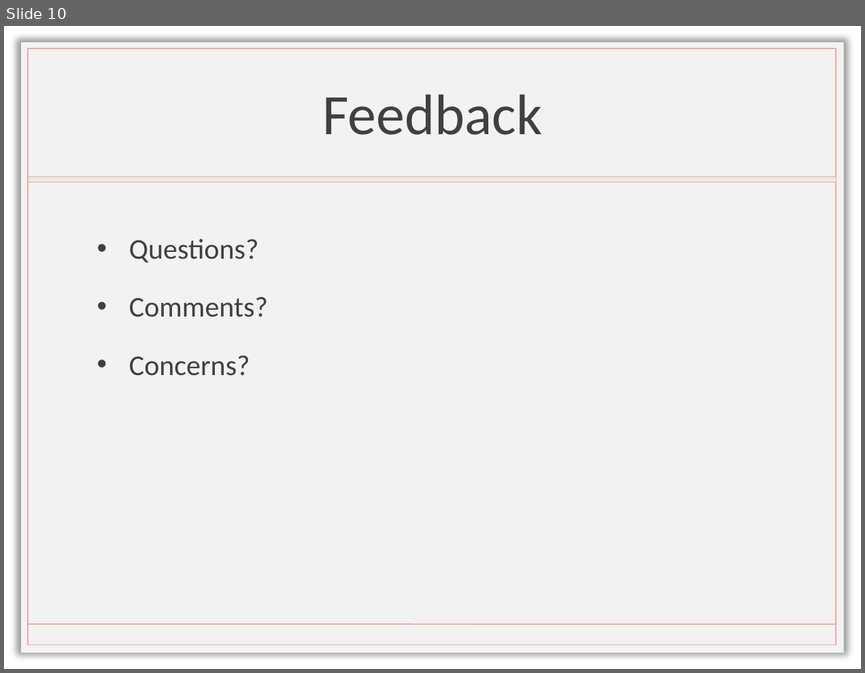
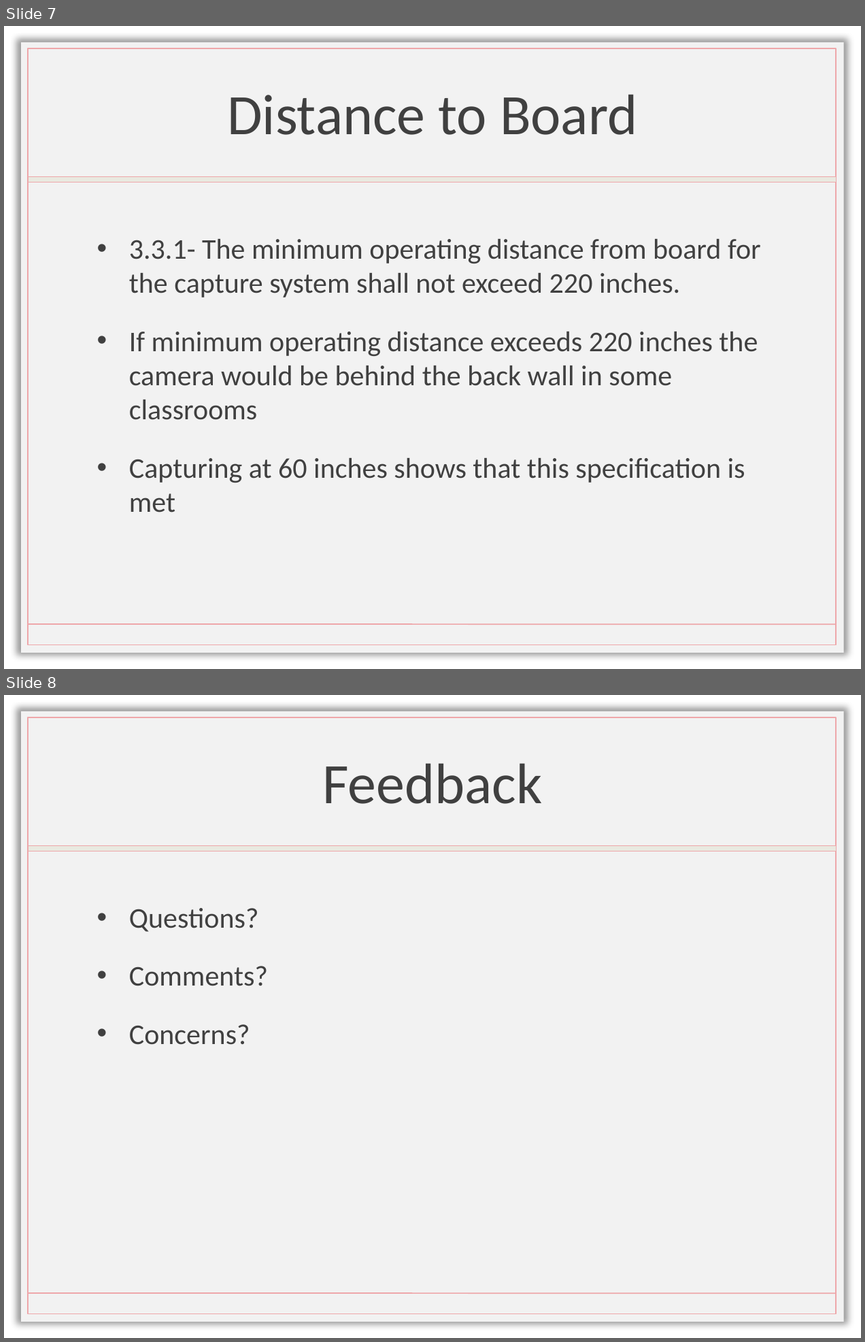
Before and after one commit to griffindunn/ProPANE, a slide deck: Meetings/Panel5/Panel5.pptx. Shown one above the other, each under a label of ours: slide 10 before the commit, slides 7 and 8 after it. The pictures are 865x673 and 865x1342 pixels, drawn with LibreOffice and Linux fonts; fonts in the diff are those of the drawing; background and template pictures are left out. Boxes give left, top, right and bottom in pixels: in the first picture for what was removed or moved away, otherwise in the second. Text is boxed around its words. In the diff, an @@ line names an element or a change of style, - is before the commit and + after.

```diff
--- a/Meetings/Panel5/Panel5.pptx
+++ b/Meetings/Panel5/Panel5.pptx
@@ slide 7 added at [4, 26, 861, 669], background picture (left out); not listed: 4 template elements that a slide beside it also shows @@
@@ title added at [227, 94, 637, 135], 48 pt, text #404040 @@
+Distance to Board
@@ text added at [129, 239, 761, 512], 24 pt, text #404040 @@
+• 3.3.1- The minimum operating distance from board for the capture system shall not exceed 220 inches.
+• If minimum operating distance exceeds 220 inches the camera would be behind the back wall in some classrooms
+• Capturing at 60 inches shows that this specification is met
@@ what was slide 10 is now slide 8 @@
```
Also in this commit, not shown: 2 slides changed, 5 other slides added, 3 slides removed, 6 other files.
